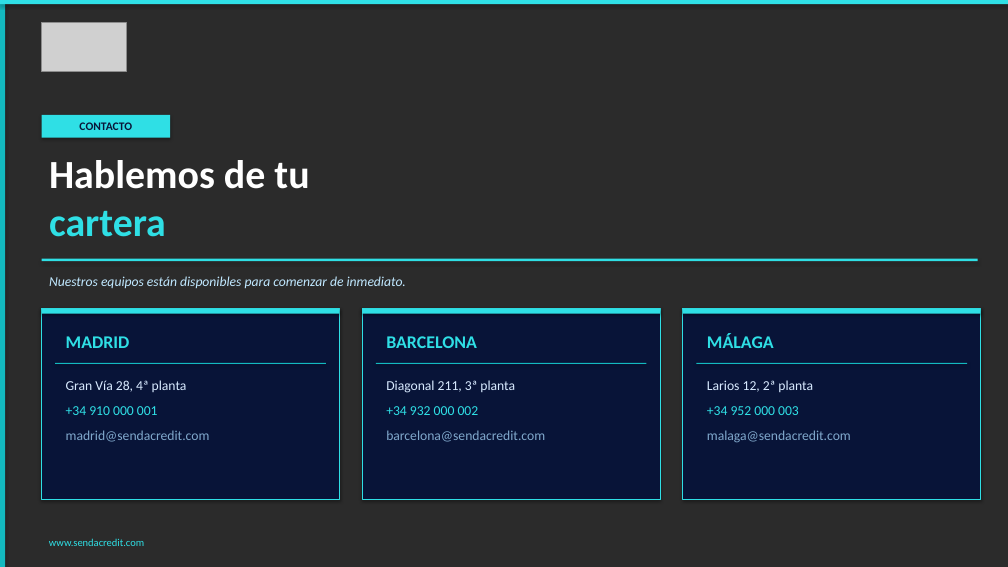
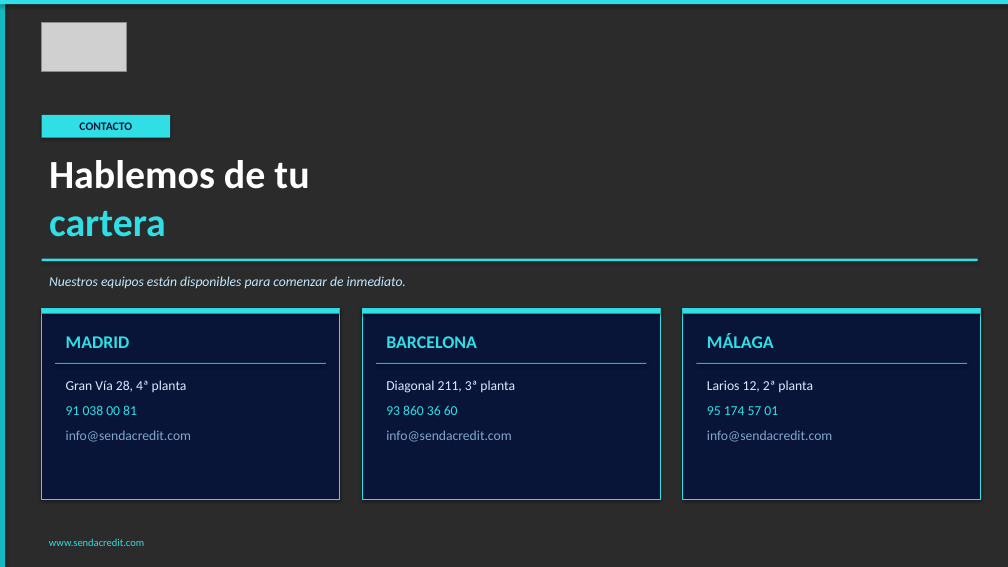
Before and after one commit to alejandroas010/alepixel-web, a slide deck: slide 7 of sendacredit_propuesta.pptx. Drawn at 1008x567 pixels with LibreOffice and Linux fonts; fonts in the diff are those of the drawing; grey boxes stand for pictures; background and template pictures are left out; a plain dark background stands for a picture behind light text. Boxes give left, top, right and bottom in pixels: in the first picture for what was removed or moved away, otherwise in the second. Text is boxed around its words. In the diff, an @@ line names an element or a change of style, - is before the commit and + after.

```diff
--- a/sendacredit_propuesta.pptx
+++ b/sendacredit_propuesta.pptx
@@ text at [66,405,191,442]: text changed @@
-+34 910 000 001
-madrid@sendacredit.com
+91 038 00 81
+info@sendacredit.com
@@ text at [386,405,511,442]: text changed @@
-+34 932 000 002
-barcelona@sendacredit.com
+93 860 36 60
+info@sendacredit.com
@@ text at [707,406,832,442]: text changed @@
-+34 952 000 003
-malaga@sendacredit.com
+95 174 57 01
+info@sendacredit.com
```
Also in this commit, not shown: 1 other file.
